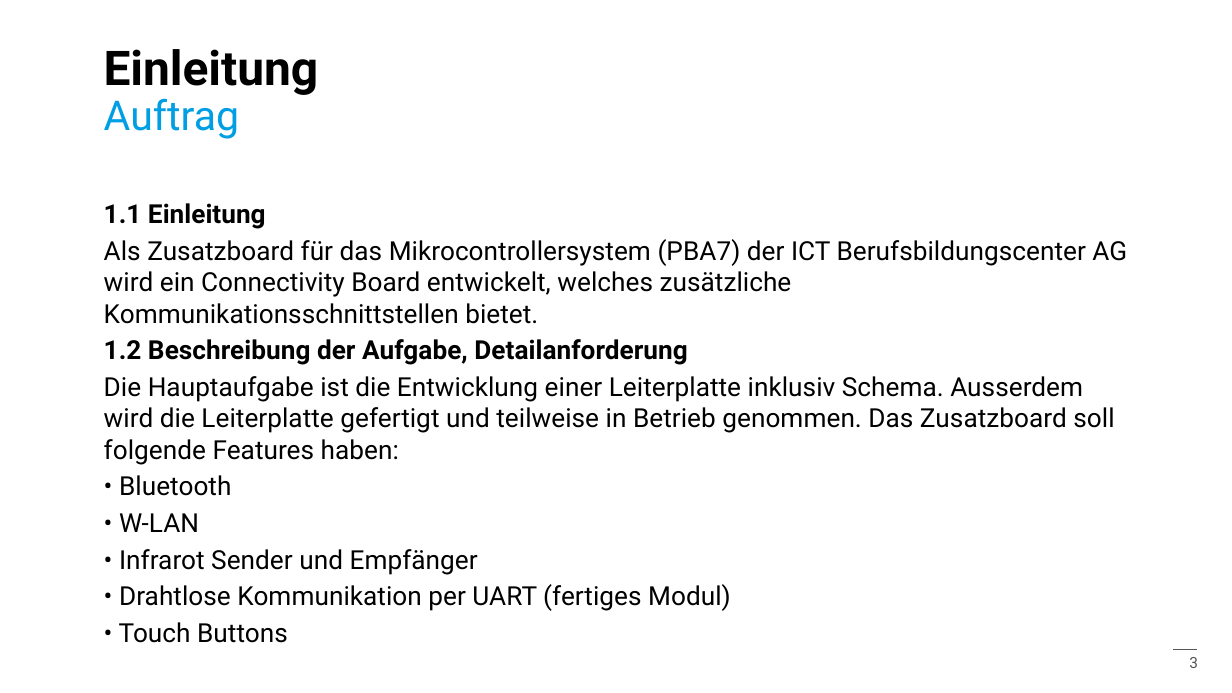
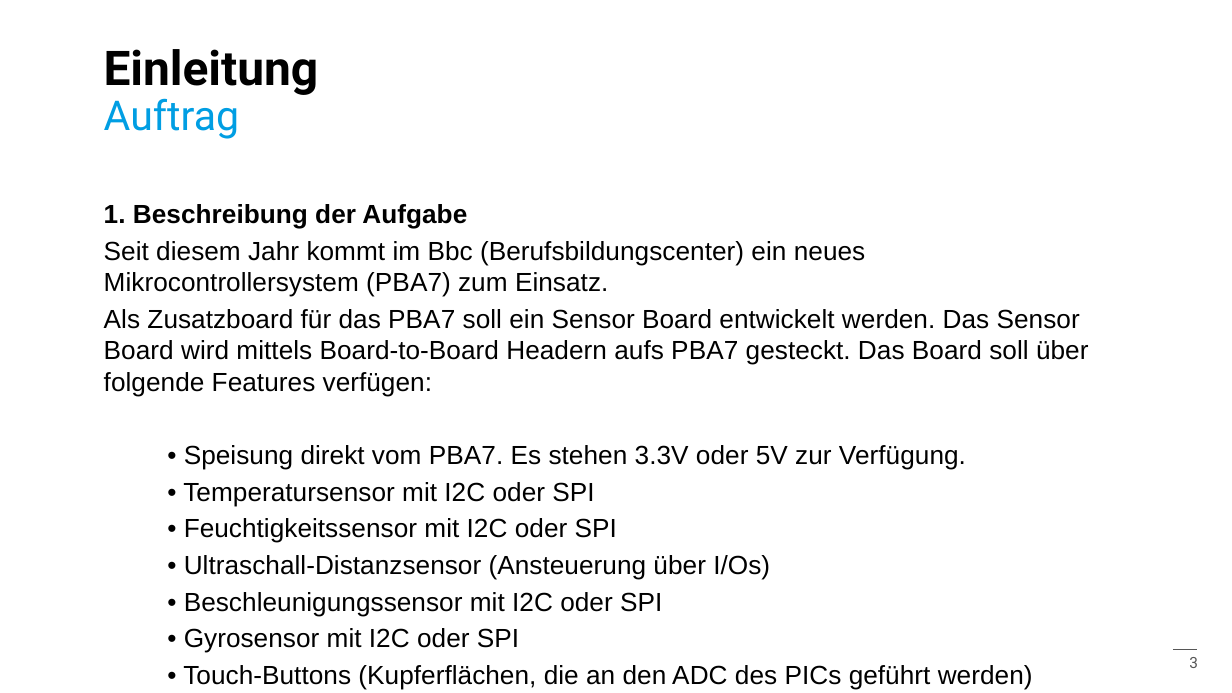
Before and after one commit to ArminWeinmann/Sensor-Board, a slide deck: slide 3 of Präsentation/Präsentation.pptx. Drawn at 1232x693 pixels with LibreOffice and Linux fonts; fonts in the diff are those of the drawing; background and template pictures are left out. Boxes give left, top, right and bottom in pixels: in the first picture for what was removed or moved away, otherwise in the second. Text is boxed around its words. In the diff, an @@ line names an element or a change of style, - is before the commit and + after.

```diff
--- a/Präsentation/Präsentation.pptx
+++ b/Präsentation/Präsentation.pptx
@@ text at (x1=104, y1=204, x2=1089, y2=690): text changed; font Roboto to Arial @@
-1.1 Einleitung
-Als Zusatzboard für das Mikrocontrollersystem (PBA7) der ICT Berufsbildungscenter AG wird ein Connectivity Board entwickelt, welches zusätzliche Kommunikationsschnittstellen bietet.
-1.2 Beschreibung der Aufgabe, Detailanforderung
-Die Hauptaufgabe ist die Entwicklung einer Leiterplatte inklusiv Schema. Ausserdem wird die Leiterplatte gefertigt und teilweise in Betrieb genommen. Das Zusatzboard soll folgende Features haben:
-• Bluetooth
-• W-LAN
-• Infrarot Sender und Empfänger
-• Drahtlose Kommunikation per UART (fertiges Modul)
-• Touch Buttons
+1. Beschreibung der Aufgabe
+Seit diesem Jahr kommt im Bbc (Berufsbildungscenter) ein neues Mikrocontrollersystem (PBA7) zum Einsatz.
+Als Zusatzboard für das PBA7 soll ein Sensor Board entwickelt werden. Das Sensor Board wird mittels Board-to-Board Headern aufs PBA7 gesteckt. Das Board soll über folgende Features verfügen:
+  • Speisung direkt vom PBA7. Es stehen 3.3V oder 5V zur Verfügung.
+  • Temperatursensor mit I2C oder SPI
+  • Feuchtigkeitssensor mit I2C oder SPI
+  • Ultraschall-Distanzsensor (Ansteuerung über I/Os)
+  • Beschleunigungssensor mit I2C oder SPI
+  • Gyrosensor mit I2C oder SPI
+  • Touch-Buttons (Kupferflächen, die an den ADC des PICs geführt werden)
```
Also in this commit, not shown: 8 other slides changed, 2 slides added, 2 slides removed.
